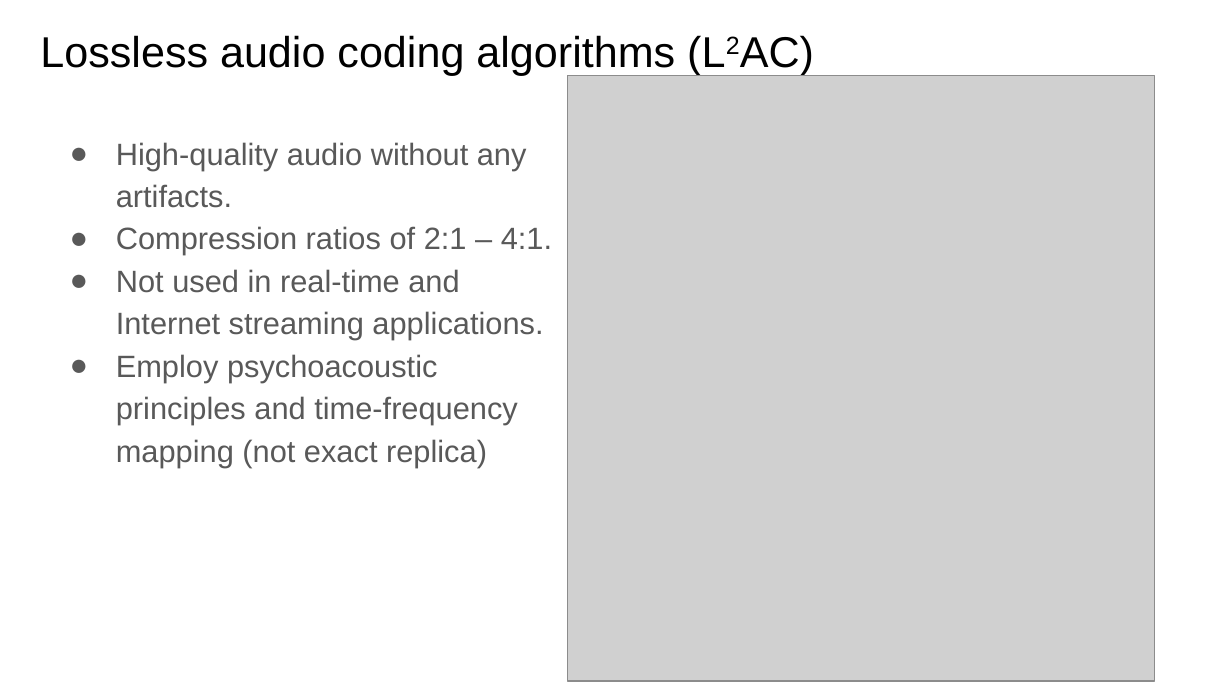
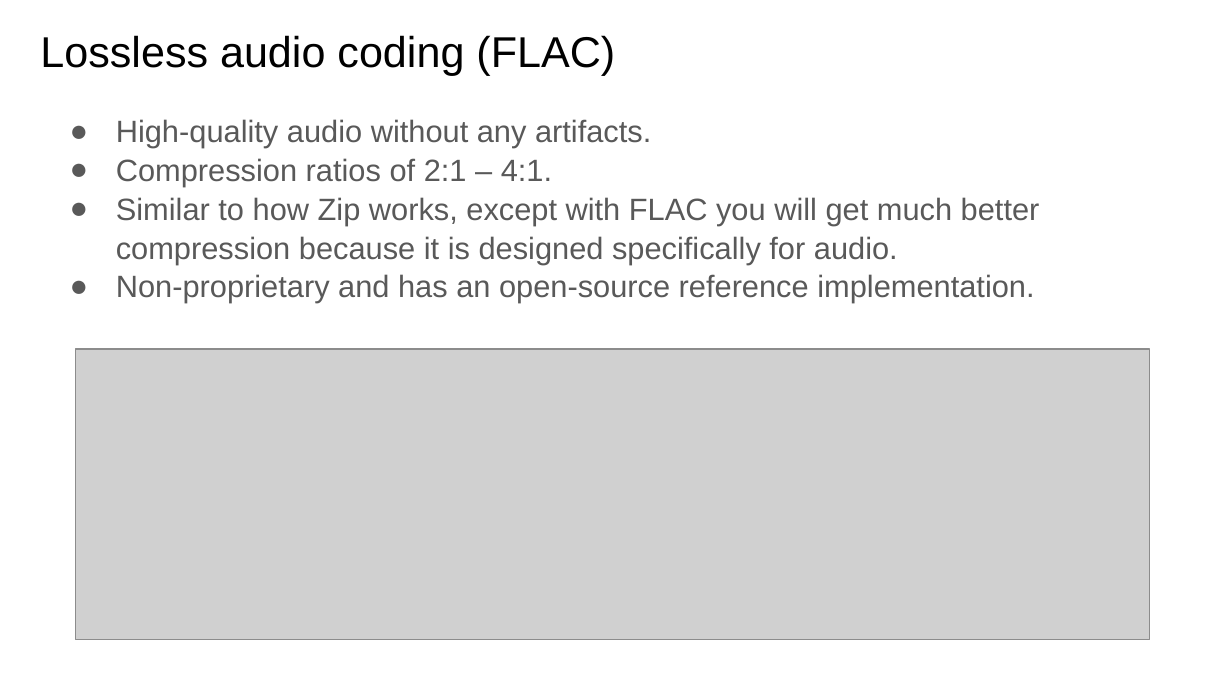
Before and after one commit to xserra/audio-coding-materials, a slide deck: slide 24 of lectures/5. Audio coding standards.pptx. Drawn at 1232x693 pixels with LibreOffice and Linux fonts; fonts in the diff are those of the drawing; grey boxes stand for pictures. Boxes give left, top, right and bottom in pixels: in the first picture for what was removed or moved away, otherwise in the second. Text is boxed around its words. In the diff, an @@ line names an element or a change of style, - is before the commit and + after.

Commit message:
changed smoe slides, specially the ones on loss-less coding, and added ffmpeg

```diff
--- a/lectures/5. Audio coding standards.pptx
+++ b/lectures/5. Audio coding standards.pptx
@@ title at [40,35,615,75]: text changed @@
-Lossless audio coding algorithms (L2AC)
+Lossless audio coding (FLAC)
@@ picture removed at [568,75,1156,681] @@
@@ text "High-quality audio without any artifacts.": place and size @@
-text "High-quality audio without any artifacts." at [116,142,552,468]
+text "High-quality audio without any artifacts." at [116,119,1040,303]
@@ text at [116,119,651,187]: line spacing 1.15 to 1.05 @@
@@ text at [116,197,1040,303]: text changed @@
-● Not used in real-time and Internet streaming applications.
-● Employ psychoacoustic principles and time-frequency mapping (not exact replica)
+● Similar to how Zip works, except with FLAC you will get much better compression because it is designed specifically for audio.
+● Non-proprietary and has an open-source reference implementation.
@@ picture added at [75,349,1149,639] @@
```
Also in this commit, not shown: 6 other slides changed, 2 slides added, 1 slide removed.
